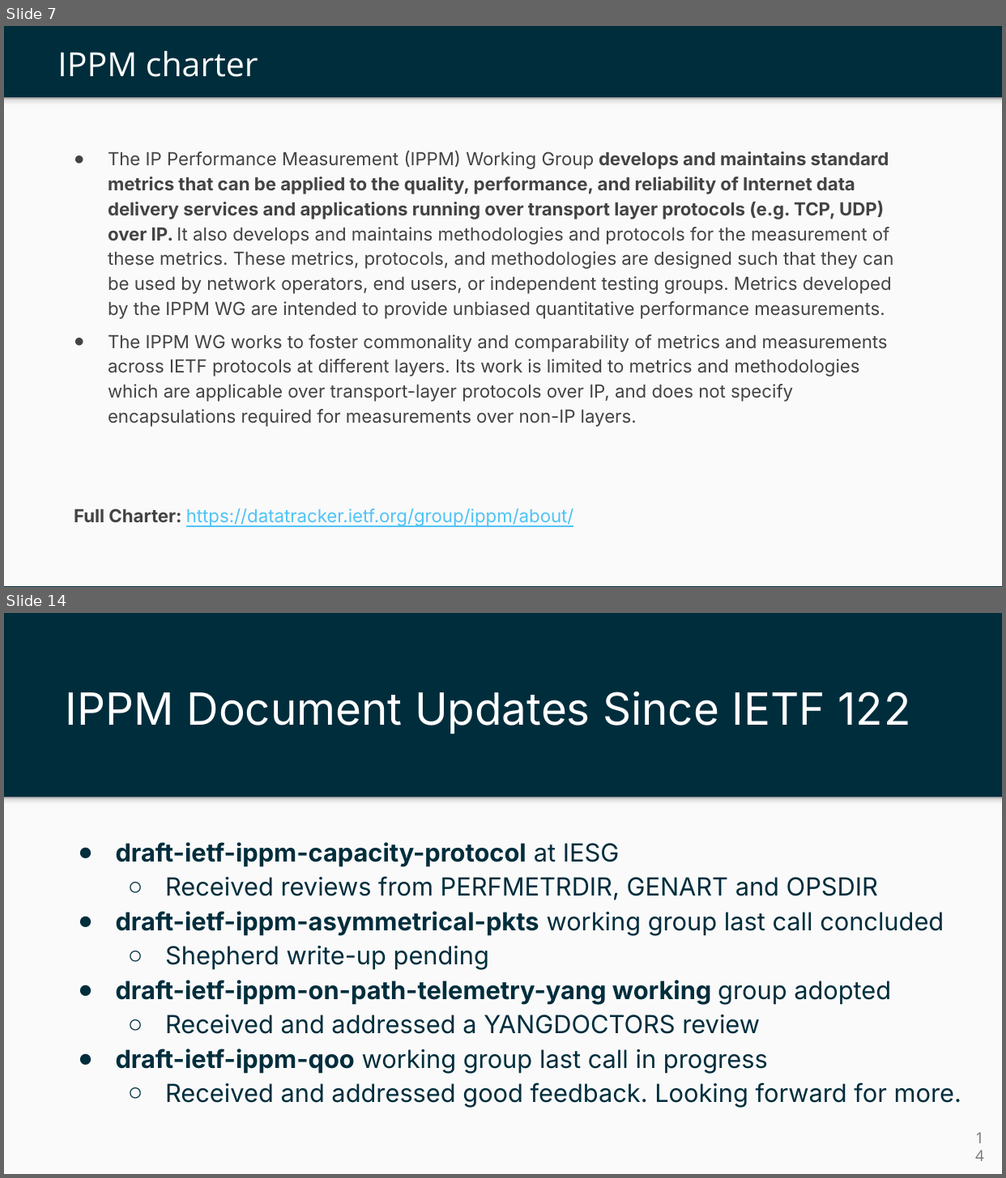
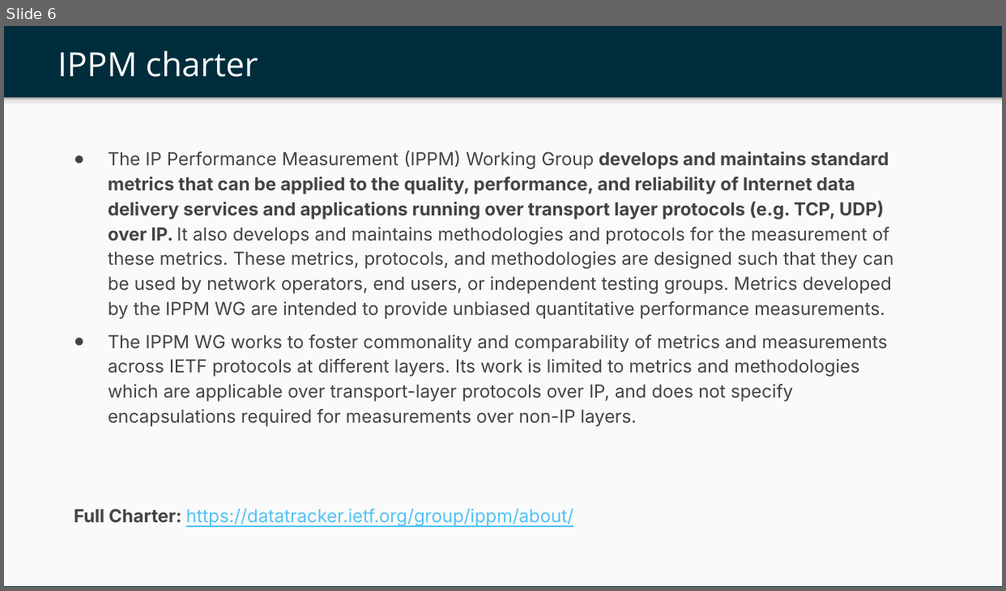
Before and after one commit to ietf-ippm/meeting-materials, a slide deck: interim-01/Slides/chair-slides-bmwg-ippm.pptx. Shown one above the other, each under a label of ours: slides 7 and 14 before the commit, slide 6 after it; the slides between them are not shown. The pictures are 1006x1178 and 1006x591 pixels, drawn with LibreOffice and Linux fonts; fonts in the diff are those of the drawing; background and template pictures are left out. Boxes give left, top, right and bottom in pixels: in the first picture for what was removed or moved away, otherwise in the second. Text is boxed around its words. In the diff, an @@ line names an element or a change of style, - is before the commit and + after.

```diff
--- a/interim-01/Slides/chair-slides-bmwg-ippm.pptx
+++ b/interim-01/Slides/chair-slides-bmwg-ippm.pptx
@@ slide 14 removed at (x1=4, y1=613, x2=1002, y2=1174), background #002D3C @@
@@ title removed at (x1=66, y1=692, x2=910, y2=734) @@
-IPPM Document Updates Since IETF 122
@@ rectangle removed at (x1=4, y1=797, x2=1002, y2=1174) @@
@@ rectangle removed at (x1=4, y1=797, x2=1002, y2=808) @@
@@ text removed at (x1=116, y1=842, x2=961, y2=1108) @@
-● draft-ietf-ippm-capacity-protocol at IESG
-  ○ Received reviews from PERFMETRDIR, GENART and OPSDIR
-● draft-ietf-ippm-asymmetrical-pkts working group last call concluded
-  ○ Shepherd write-up pending
-● draft-ietf-ippm-on-path-telemetry-yang working group adopted
-  ○ Received and addressed a YANGDOCTORS review
-● draft-ietf-ippm-qoo working group last call in progress
-  ○ Received and addressed good feedback. Looking forward for more.
@@ page number removed at (x1=957, y1=1129, x2=994, y2=1166) @@
-14
@@ what was slide 7 is now slide 6 @@
```
Also in this commit, not shown: 7 slides changed, 1 slide added, 5 other slides removed, 3 other files.
